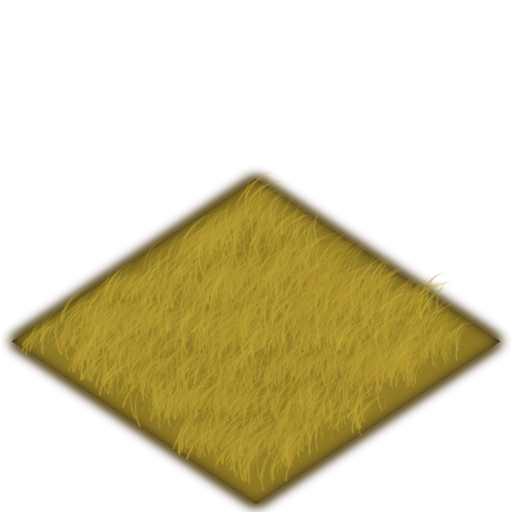
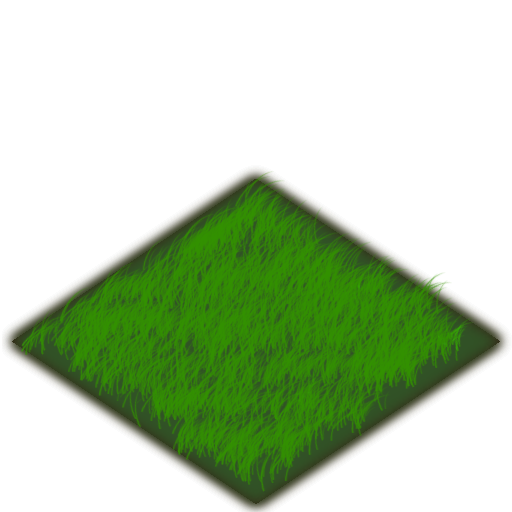
Layered file, before and after one edit (512 x 512). Changes by layer:
painted on "Layer 1" over box(20, 170, 475, 492)
painted on "ground" over box(4, 169, 508, 512)
